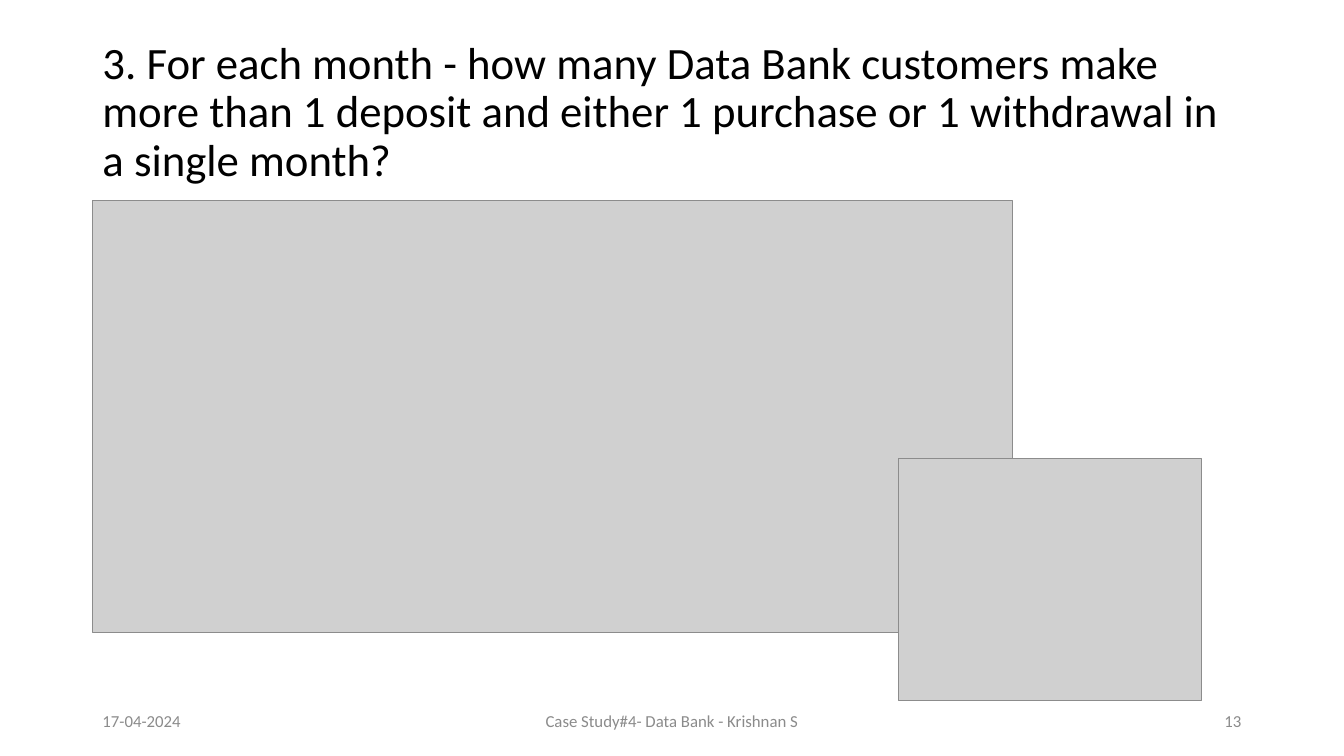
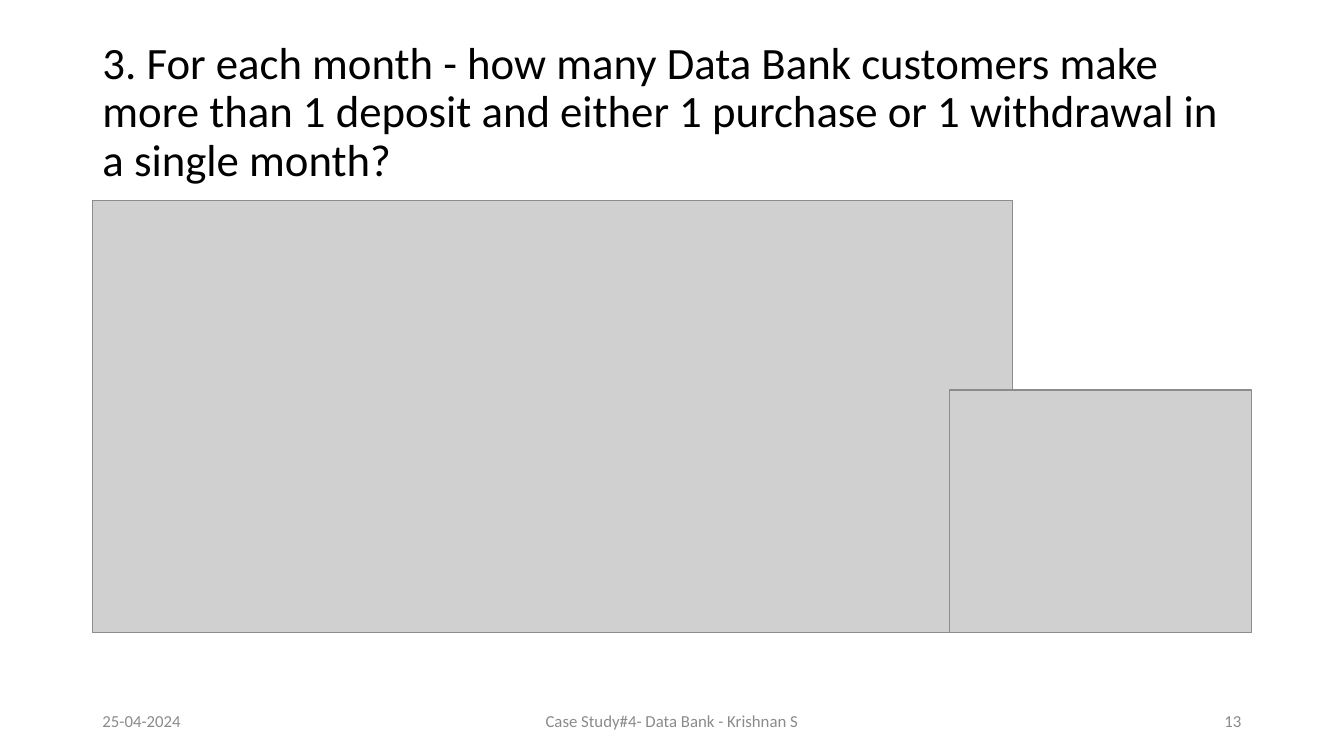
Before and after one commit to Krishnann-s/8-Week-SQL-Challenge, a slide deck: slide 13 of Case Study 4/Data Bank.pptx. Drawn at 1344x756 pixels with LibreOffice and Linux fonts; fonts in the diff are those of the drawing; grey boxes stand for pictures. Boxes give left, top, right and bottom in pixels: in the first picture for what was removed or moved away, otherwise in the second. Text is boxed around its words. In the diff, an @@ line names an element or a change of style, - is before the commit and + after.

```diff
--- a/Case Study 4/Data Bank.pptx
+++ b/Case Study 4/Data Bank.pptx
@@ picture: place and size @@
-picture at [899, 459, 1202, 701]
+picture at [950, 390, 1252, 632]
@@ text at [102, 716, 180, 727]: text changed @@
-17-04-2024
+25-04-2024
```
Also in this commit, not shown: 13 other slides changed, 5 slides added, 1 other file.
